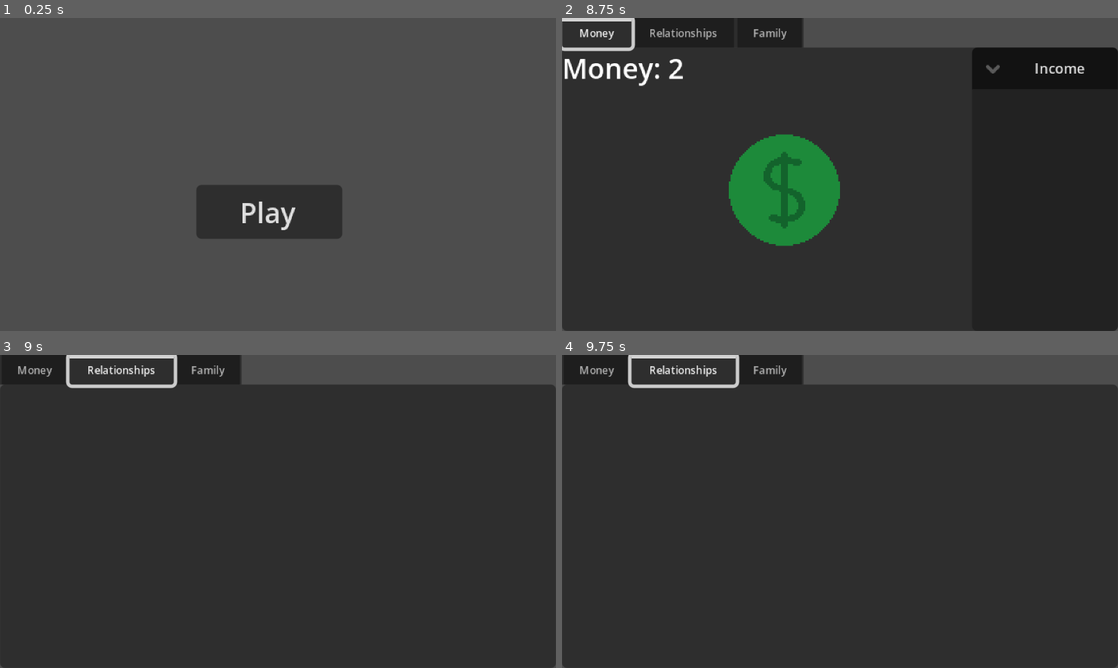
Above: before the commit, frames 1-4 (two rows, left to right).
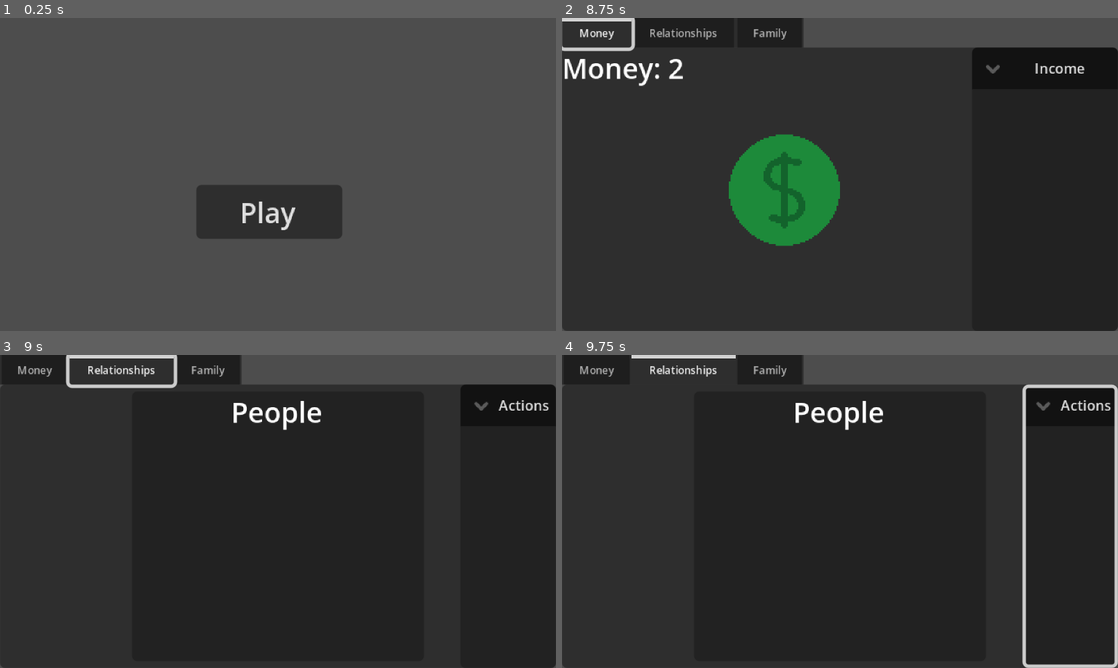
Above: after the commit, the same moments.

Repository: ObedH/the-american-dream
Game: Godot game, scene res://scenes/main/main.tscn
Two runs of this game, one before a commit and one after it. Both use one fixed random seed, a clock stepped at 60 frames per second and the inputs below.
Inputs (mouse positions are in pixels of both pictures, inside the frame that each line leads up to):
- Up to frame 1 (0.25 s): no input
- Up to frame 2 (8.75 s): click "Play" at 0.5 s; click (784, 190) at 1.25 s; tap Enter at 2, 3.5, 5 s; move the mouse to (962, 158) at 2.02 s; hold Right 2.03-2.78 s; tap Alt every 1.5 s from 2.1 to 8.1 s; click (962, 158) at 2.17 s; tap Space at 2.75, 4.25, 5.75 s; move the mouse to (728, 190) at 2.77 s; hold Down 2.78-3.53 s; tap Shift every 1.5 s from 2.85 to 7.35 s; move the mouse to (895, 105) at 3.52 s; hold Right 3.53-4.28 s; move the mouse to (812, 237) at 4.27 s; hold Up 4.28-5.03 s; click (812, 237) at 4.42 s; move the mouse to (1006, 221) at 5.02 s; hold Left 5.03-6.53 s; move the mouse to (673, 127) at 5.77 s; move the mouse to (867, 174) at 6.52 s; hold Down 6.53-7.28 s; click (867, 174) at 6.67 s; move the mouse to (756, 96) at 7.27 s; hold Right 7.28-8.03 s; move the mouse to (962, 158) at 8.02 s; hold Up from 8.03 s (still down)
- Up to frame 3 (9 s): move the mouse to (166, 527) at 8.77 s; release Up at 8.78 s; hold Right from 8.78 s (still down); tap Shift at 8.85 s; click (166, 527) at 8.92 s
- Up to frame 4 (9.75 s): move the mouse to (895, 442) at 9.52 s; release Right at 9.53 s; hold Down from 9.53 s (still down); tap Alt at 9.6 s

Frames 1-2 are identical in both runs. In frame 3, 2.6% of the frame differs, in the area x 42-100%, y 9-24%; in frame 4, 4.3%, in the area x 11-100%, y 0-100%.

Commit message:
Added a simple mockup of the relationships tab

Diff:
--- a/scenes/play/play.tscn
+++ b/scenes/play/play.tscn
@@ -3,7 +3,7 @@
 [ext_resource type="Theme" uid="uid://cpnk7xou0ltke" path="res://ui/themes/main_theme/main_theme.tres" id="1_3t680"]
 [ext_resource type="Script" uid="uid://bef06xhaog32i" path="res://scenes/play/play.gd" id="1_u5o7e"]
 [ext_resource type="PackedScene" uid="uid://cegujtpayijih" path="res://scenes/money/money.tscn" id="3_fxwjs"]
-[ext_resource type="PackedScene" uid="uid://dhp2qjx77v7k7" path="res://scenes/relationships/relationships.tscn" id="4_kpfyx"]
+[ext_resource type="PackedScene" uid="uid://dhp2qjx77v7k7" path="res://scenes/relas/relas.tscn" id="4_kpfyx"]
 [ext_resource type="PackedScene" uid="uid://cdycdaokv1hsv" path="res://scenes/family/family.tscn" id="5_tdyfg"]
 
 [node name="Play" type="Control" unique_id=1391722839]
--- /dev/null
+++ b/scenes/relas/relas.gd
@@ -0,0 +1,2 @@
+class_name Relationships
+extends Control
--- /dev/null
+++ b/scenes/relas/relas.tscn
@@ -0,0 +1,54 @@
+[gd_scene format=3 uid="uid://dhp2qjx77v7k7"]
+
+[ext_resource type="Theme" uid="uid://cpnk7xou0ltke" path="res://ui/themes/main_theme/main_theme.tres" id="1_6f666"]
+[ext_resource type="Script" uid="uid://evfpqj0fiffx" path="res://scenes/relas/relas.gd" id="1_luqp6"]
+
+[node name="Relationships" type="Control" unique_id=1759055338]
+layout_mode = 3
+anchors_preset = 15
+anchor_right = 1.0
+anchor_bottom = 1.0
+grow_horizontal = 2
+grow_vertical = 2
+theme = ExtResource("1_6f666")
+script = ExtResource("1_luqp6")
+metadata/_tab_index = 1
+
+[node name="Actions" type="FoldableContainer" parent="." unique_id=998042620]
+layout_mode = 1
+anchors_preset = 11
+anchor_left = 1.0
+anchor_right = 1.0
+anchor_bottom = 1.0
+offset_left = -24.0
+grow_horizontal = 0
+grow_vertical = 2
+title = "Actions"
+
+[node name="PeopleContainer" type="PanelContainer" parent="." unique_id=716249057]
+layout_mode = 1
+anchors_preset = -1
+anchor_left = 0.5
+anchor_top = 0.5
+anchor_right = 0.5
+anchor_bottom = 0.5
+offset_left = -20.0
+offset_top = -20.0
+offset_right = 20.0
+offset_bottom = 20.0
+grow_horizontal = 2
+grow_vertical = 2
+
+[node name="VBoxContainer" type="VBoxContainer" parent="PeopleContainer" unique_id=1351948625]
+layout_mode = 2
+
+[node name="Title" type="Label" parent="PeopleContainer/VBoxContainer" unique_id=1415876703]
+layout_mode = 2
+text = "People"
+horizontal_alignment = 1
+vertical_alignment = 1
+
+[node name="PeopleGrid" type="GridContainer" parent="PeopleContainer/VBoxContainer" unique_id=1800537561]
+custom_minimum_size = Vector2(168, 128)
+layout_mode = 2
+columns = 8
--- a/scenes/relationships/relationships.tscn
+++ /dev/null
@@ -1,6 +0,0 @@
-[gd_scene format=3 uid="uid://dhp2qjx77v7k7"]
-
-[node name="Relationships" type="Control" unique_id=1759055338]
-layout_mode = 3
-anchors_preset = 0
-metadata/_tab_index = 1
Not shown, added: scenes/relas/relas.gd.uid
